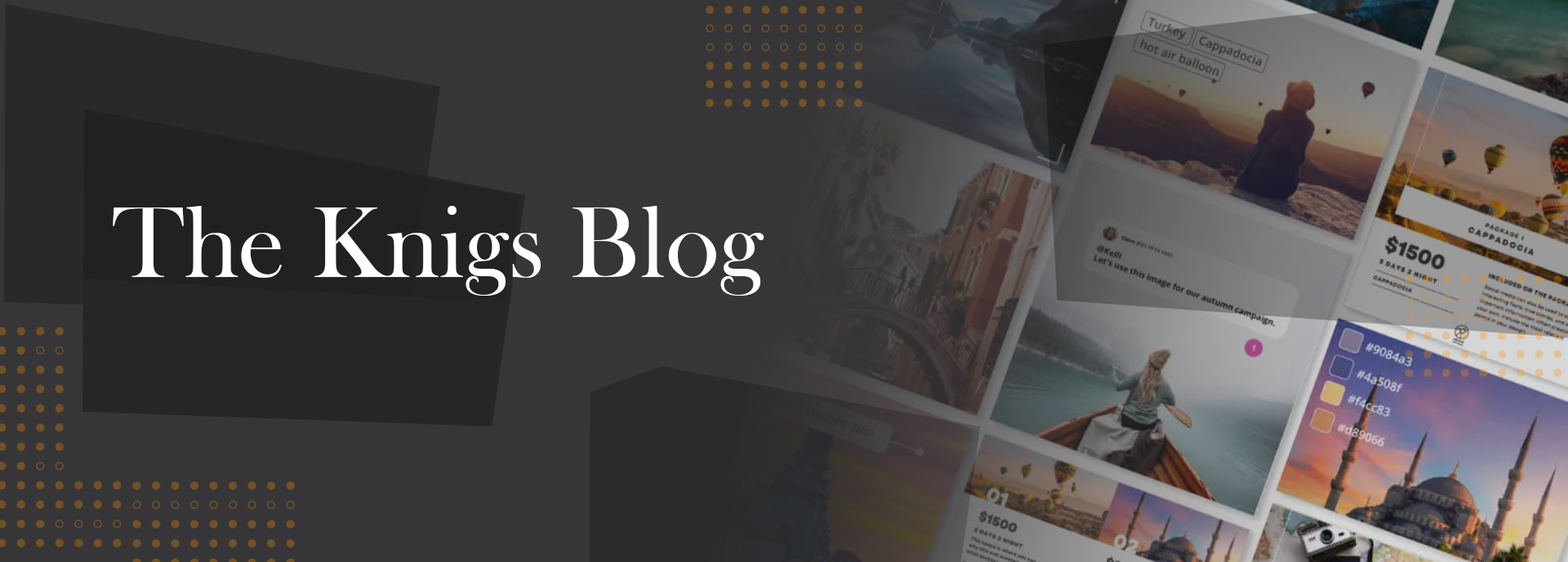
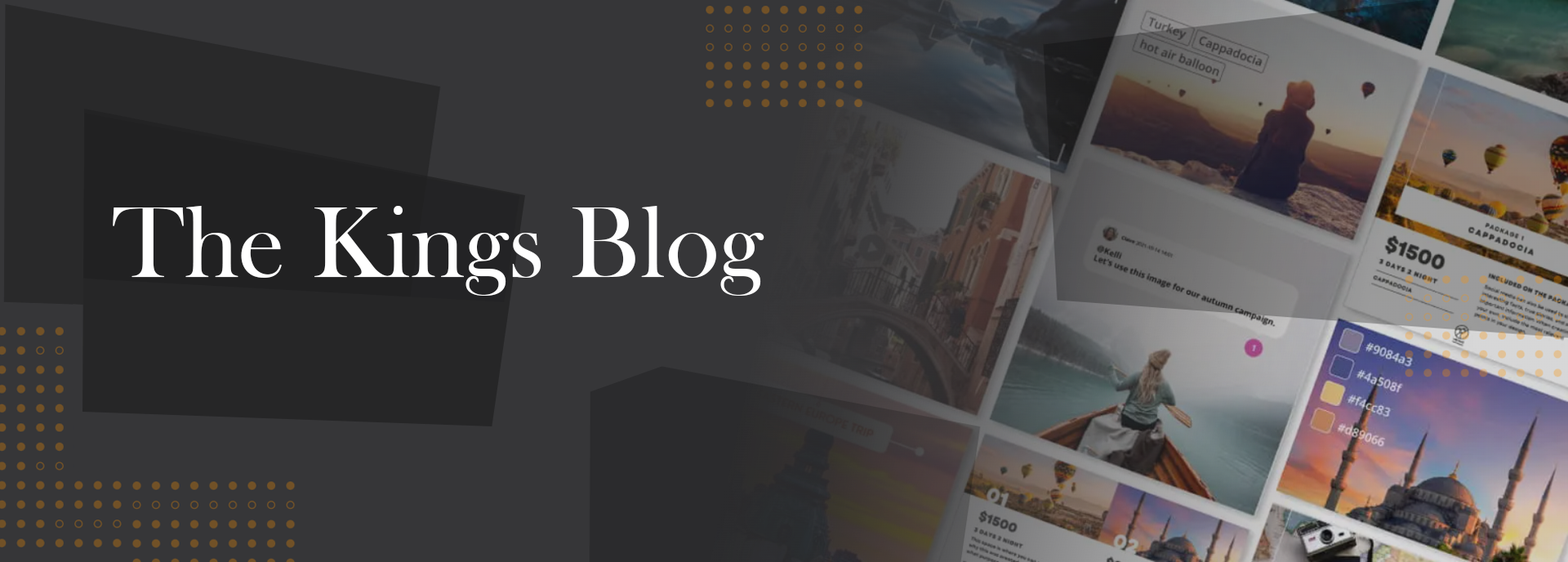
Layer changes from the first w=1568, h=562 image to the second:
renamed "The Knigs Blog" to "The Kings Blog", painted on it over [263, 205, 464, 279]
